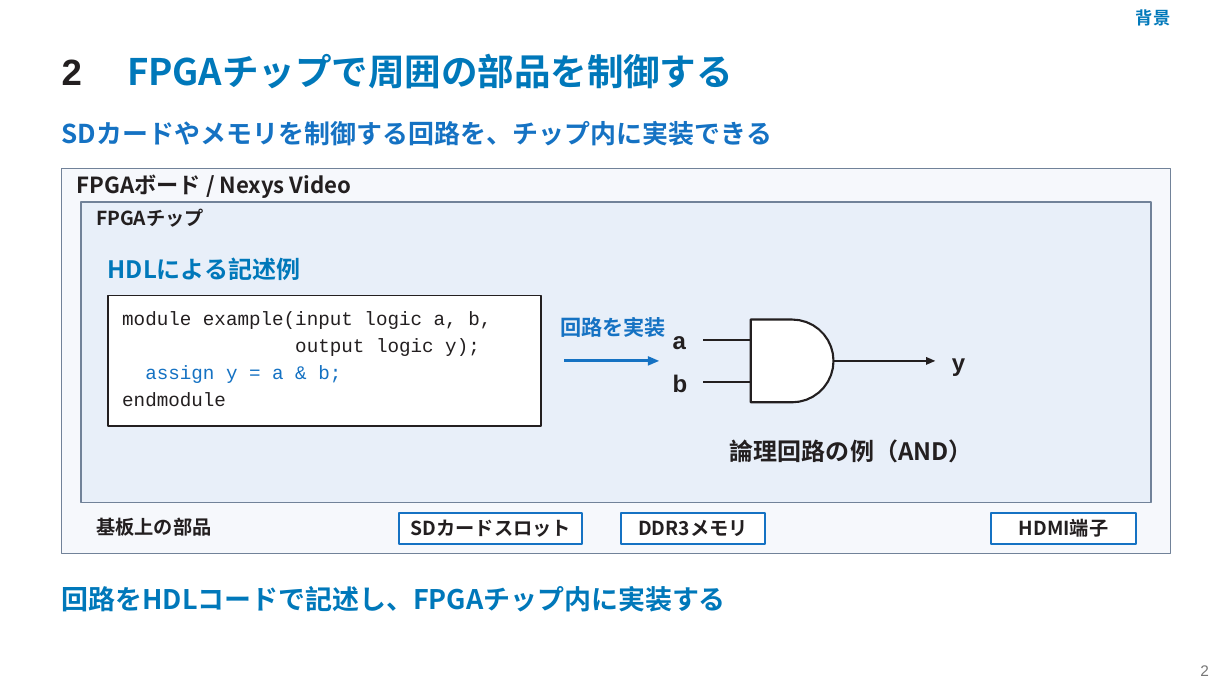
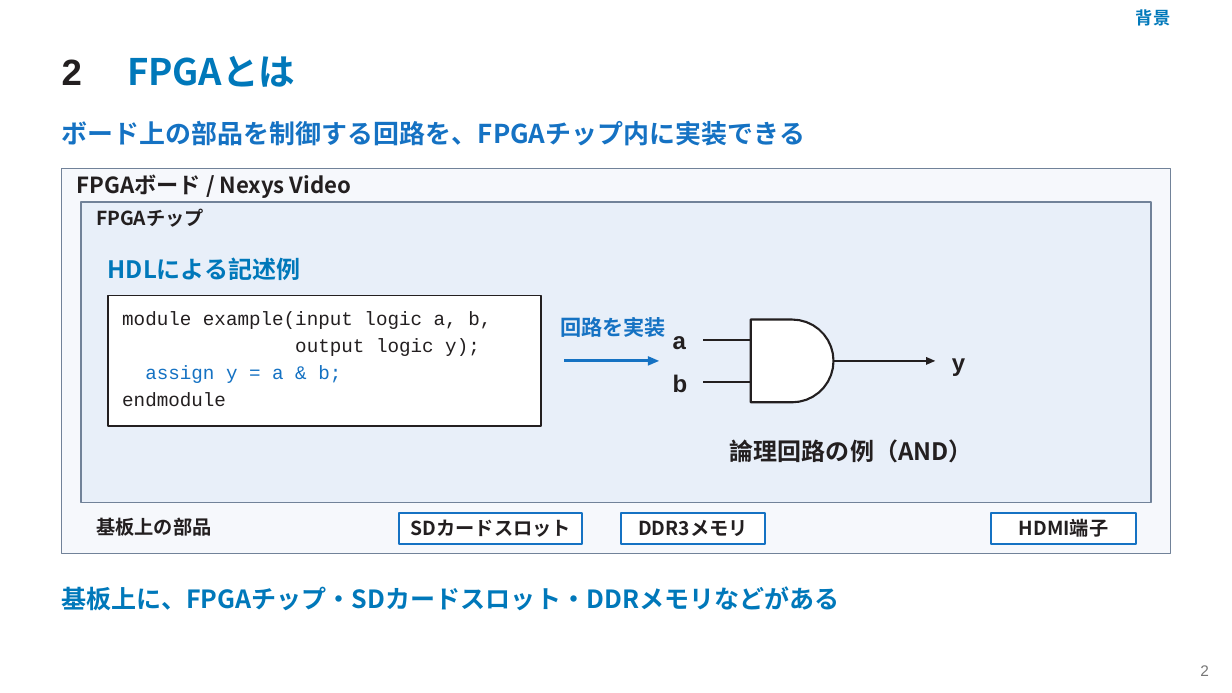
Before and after one commit to SoshiroFujimori/wally-game-console-research, a slide deck: slide 2 of docs/presentation/中間発表_主要事項.pptx. Drawn at 1232x693 pixels with LibreOffice and Linux fonts; fonts in the diff are those of the drawing. Boxes give left, top, right and bottom in pixels: in the first picture for what was removed or moved away, otherwise in the second. Text is boxed around its words. In the diff, an @@ line names an element or a change of style, - is before the commit and + after.

```diff
--- a/docs/presentation/中間発表_主要事項.pptx
+++ b/docs/presentation/中間発表_主要事項.pptx
@@ text at (127,56,295,87): text changed @@
-FPGAチップで周囲の部品を制御する
+FPGAとは
@@ text at (62,121,806,146): text changed @@
-SDカードやメモリを制御する回路を、チップ内に実装できる
+ボード上の部品を制御する回路を、FPGAチップ内に実装できる
@@ text at (62,586,840,611): text changed; size 21 to 19.5 pt @@
-回路をHDLコードで記述し、FPGAチップ内に実装する
+基板上に、FPGAチップ・SDカードスロット・DDRメモリなどがある
```
Also in this commit, not shown: 8 other slides changed, 19 slides removed, 39 other files.
